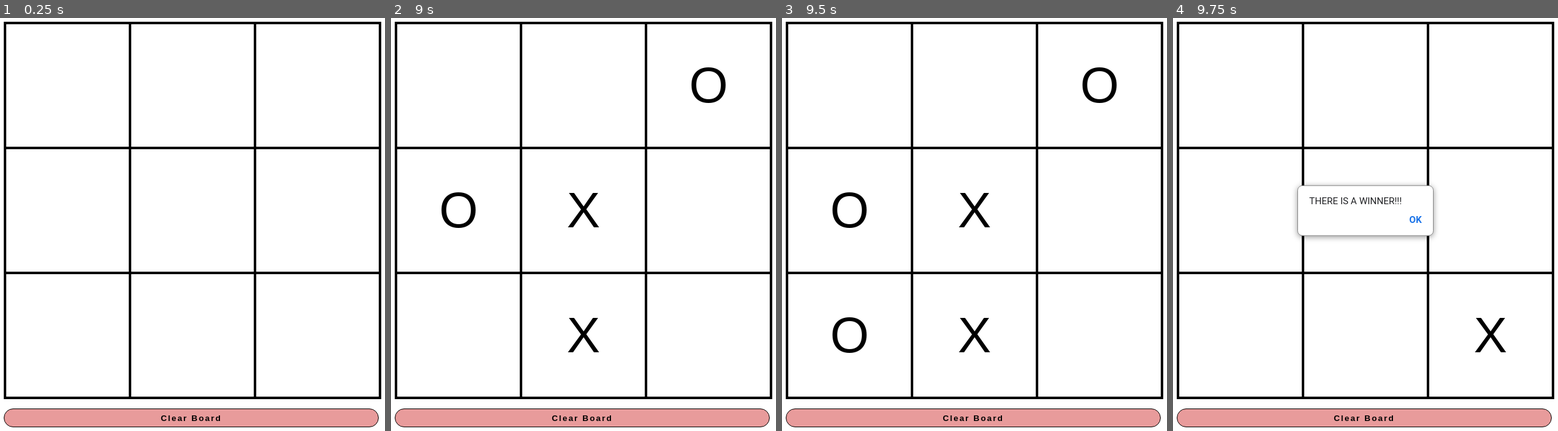
Above: before the commit, frames 1-4 (left to right).
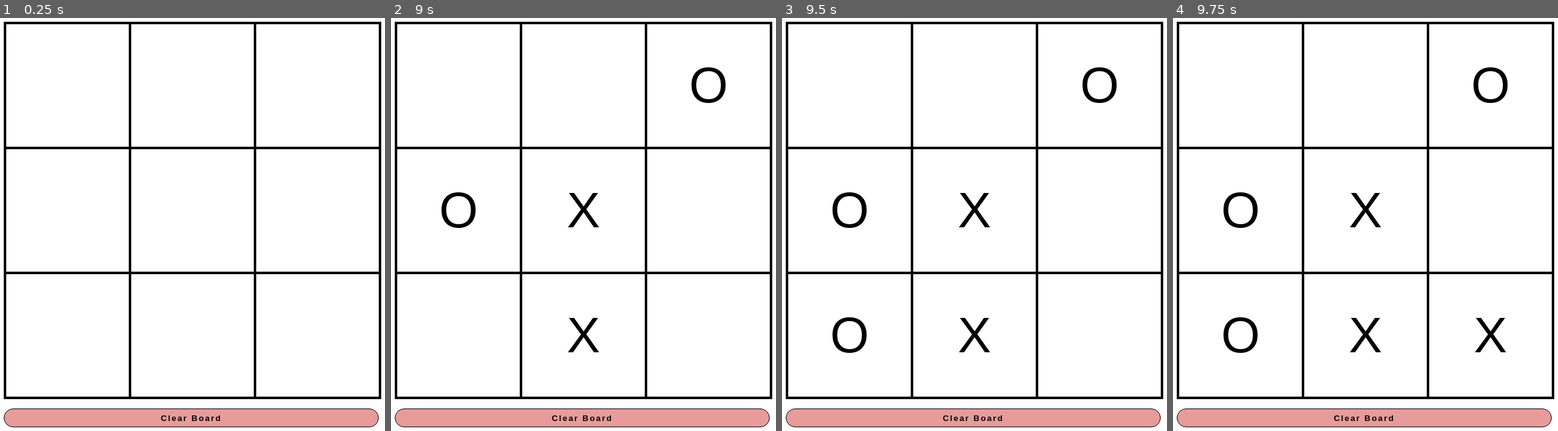
Above: after the commit, the same moments.

Repository: mkdirMe/TicTacToe
Game: browser game, page index.html
Same seed, same stepped clock (60 frames per second), same inputs: the game is played once before the commit and once after it. When the page shows a pop-up message, it is drawn as a white box for half a second while everything else waits; a line starting with > is the answer the replay typed.
Inputs (mouse positions are in pixels of both pictures, inside the frame that each line leads up to):
- Up to frame 1 (0.25 s): no input
- Up to frame 2 (9 s): click (583, 84) at 1.27 s; click (706, 336) at 1.87 s; click (706, 212) at 2.02 s; click "X" at 2.47 s; click (460, 84) at 3.07 s; click "X" at 3.67 s; click (460, 336) at 4.27 s; click "Clear Board" at 4.52 s; click (460, 212) at 4.87 s; click (583, 212) at 5.47 s; click "X" at 6.07 s; click (706, 84) at 6.67 s; click (583, 336) at 7.02 s; click "X" at 7.27 s; click "O" at 7.87 s; click "O" at 8.47 s
- Up to frame 3 (9.5 s): click (851, 336) at 9.07 s
- Up to frame 4 (9.75 s): click "O" at 9.52 s; click (1488, 336) at 9.67 s

Frames 1-3 are identical in both runs. In frame 4, 2.4% of the frame differs, in the area x 12-88%, y 11-82%.

Commit message:
fixed timing issues: clear board alarm by win() cancelled if reset manually. board clears successfully if tie

Diff:
--- a/index.js
+++ b/index.js
@@ -13,72 +13,114 @@
 
 });
 
+const win_comb =
+    [
+        [0, 1, 2], [3, 4, 5], [6, 7, 8],
+        [0, 3, 6], [1, 4 , 7], [2, 5, 8],
+        [0, 4, 8], [2, 4, 6]
+    ]
+
 const turn = ['X','O'];
 let player = 0;
+let active = true;
+let winstate = false;
+let boardtime;
+
+
+winstate = false;
+
 move.forEach((singleBox, index) => {
 
+singleBox.addEventListener("click", () => {
 
-    singleBox.addEventListener("click", () => {
+    if (!active || board[index] !== null) return;
 
-        if (board[index] !== null) return;
+    singleBox.textContent = `${turn[player]}`;
+    board[index] = player;
+    player = (player + 1) % 2
 
-        singleBox.textContent = `${turn[player]}`;
-        board[index] = player;
-        player = (player + 1) % 2
+    let streak0 = 0;
+    let streakX = 0;
+    for (let i = 0; i < 8; i++)
+    {
+        for (let j = 0; j < 3; j++)
+        {
+            if (board[win_comb[i][j]] === 0)
+            {
+                streak0++;
+            }
 
-        let win = false;
-        for (let i = 3; i <= 6; i += 3)
-        {
-            if (board[i - 3] !== null)
+            else if (board[win_comb[i][j]] === 1)
             {
-                if (board[i - 3] !== board[i])
-                {
-                    break;
-                }
-
-                else if (i === 6)
-                {
-                    win = true;
-                }
+                streakX++;
             }
         }
 
+        if (streak0 === 3 || streakX === 3)
+        {
+            for (j = 0; j < 3; j++)
+            {
+                move[win_comb[i][j]].style.color = "red";
+            }
 
-        if (win === true)
-        {
-            setTimeout(() => {
-                alert("THERE IS A WINNER!!!")
-                win = false;
-                clearboard();
-            }, 500);
-        }
-
-        if (!board.includes(null))
-        {
-            setTimeout(() => {
-                alert("*lights cigar*\nThere are no winners in this game...\nYou know what that means")
-                clearboard();
-            }, 1000);
+            winstate = true;
+            win();
+            return;
 
         }
 
-    });
+        streak0 = streakX = 0;
+
+    }
+
+
+    if (!board.includes(null) && winstate === false)
+    {
+        active = false;
+        setTimeout(() => {
+            alert("*lights cigar*\nThere are no winners in this game...\nYou know what that means")
+            clearboard();
+        }, 2000);
+    }
+
+});
 
 
 });
 
 
 
+
+
 erase.addEventListener("click", () => {
+    clearTimeout(boardtime);
     clearboard();
 });
+
+
+function win()
+{
+    active = false;
+    setTimeout(() =>
+        {
+            alert("THERE IS A WINNER!!!");
+        },  200);
+
+    boardtime = setTimeout(() =>
+    {
+        alert("Clearing board...");
+        clearboard();
+    },  8000);
+}
 
 
 function clearboard() {
 
    move.forEach((singleBox, index) => {
-
+        move[index].style.color = "black";
         singleBox.textContent = null;
         board[index] = null;
+        active = true;
+        winstate = false;
     });
 }
